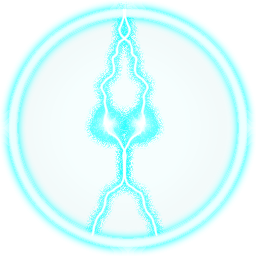
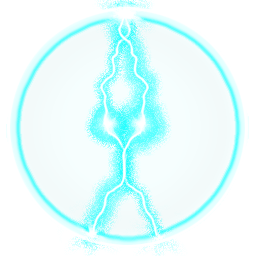
Before/after of a 256 × 256 layered artwork. What changed in the layer stack:
renamed "Layer 5 copy 2" to "Layer 9", painted on it over [55, 0, 193, 256]
painted on "Layer 5 copy" over [83, 1, 165, 244]
added layer "Layer 12" in group "OuterRing" over [7, 7, 248, 248]
added layer "OuterRingV3" (89%) in group "OuterRing" over [4, 4, 251, 250]
added layer "Layer 10" in group "OuterRing" over [6, 6, 249, 248]
hid "Layer 3" over [0, 0, 256, 256]
hid "Layer 1 copy 2" over [0, 0, 256, 256]
hid "Layer 1 copy" over [0, 0, 256, 256]
hid "Layer 1" over [0, 0, 256, 256]
